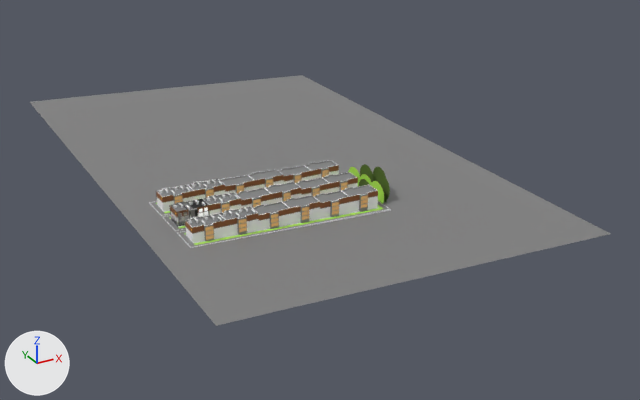
A saved change to the glTF model public/Tsarevo.glb.
Camera for both pictures: a 50 mm lens placed at (-151.0, -415.0, 203.0), pointed at (104.0, 49.0, -29.0). The axes (+X, +Y, +Z) are drawn at lower left. The lights are the same throughout. Where no turn or scale is listed for an object, it has been applied to the vertices. Vertices at the same position are counted once.
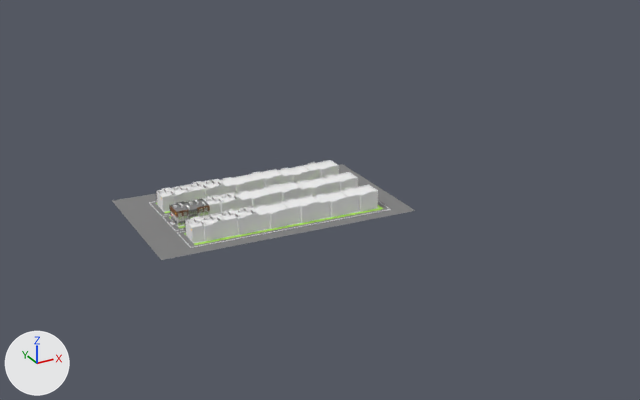
Where the change shows, as pixel boxes [x1, y1, x2, y2] in the pictures (640 x 400 px):
'Plane.001', deleted: before [30, 75, 611, 326]
'World', added: after [112, 164, 415, 260]
'Circle.006', deleted: before [375, 174, 390, 200]
'Circle.003', deleted: before [371, 181, 384, 204]
'Circle.005', deleted: before [360, 164, 374, 182]
'Circle.004', deleted: before [373, 167, 386, 181]
'Circle.002', deleted: before [348, 167, 361, 185]
'Circle', deleted: before [360, 174, 372, 186]
'Circle.008', deleted: before [358, 179, 369, 187]
part 1 of me_plane001_001, recoloured: [157, 160, 378, 243] in both
part 2 of me_plane001_001, recoloured (brown to grey): [156, 165, 378, 233] in both
part 3 of me_plane001_001, recoloured (grey to white): [157, 160, 376, 241] in both
part 4 of me_plane001_001, recoloured (brown to grey): [175, 170, 368, 240] in both

Patch to the scene script:
```diff
--- a/public/Tsarevo.glb.py
+++ b/public/Tsarevo.glb.py
@@ me_plane001_001 @@
 me_plane001_001.from_pydata(...)  # 316 vertices, 618 faces; spans x -6.1..12.4, y -6.2..6.6, z -6.9..4.7
 # used by ob_otherhouse; location = (-5.5, 22.2, 4.2)
+# me_plane001_001 part 1: 160 faces spanning x -6.1..12.4, y -6.2..6.6, z -6.9..4.7 switch from mat_brick (white #ffffff) to mat_white (white #efefef)
+# me_plane001_001 part 2: 18 faces spanning x -6.1..12.4, y -4.9..5.1, z 1.6..4.7 switch from mat_brown_001 (brown #925e36) to mat_white (white #efefef)
+# me_plane001_001 part 3: 288 faces spanning x -6.1..12.4, y -6.2..6.6, z -6.9..4.7 switch from mat_grey_001 (grey #828282) to mat_white (white #efefef)
+# me_plane001_001 part 4: 152 faces spanning x -2.4..4.9, y -6.2..6.5, z -3.2..3.8 switch from mat_windows_001 (black #000000) to mat_white (white #efefef)
@@ me_plane_1 @@
+me_plane_1.from_pydata([(-116.0, -113.0, 5.0), (34.0, -113.0, -1.0), (-116.0, -30.0, 5.0), (34.0, -30.0, -1.0), (-82.0, -113.0, 4.0), (-82.0, -30.0, 4.0)], [], [(4, 1, 3), (4, 3, 5), (0, 4, 5), (0, 5, 2)])
+me_plane_1.materials.append(mat_grey)  # grey #828282
@@ ob_plane_001 @@
-ob_plane_001 = bpy.data.objects.new('Plane.001', me_plane)
-ob_plane_001.location = (0.0, -44.4, -0.7)
@@ ob_circle @@
-ob_circle = bpy.data.objects.new('Circle', me_circle_001)
-ob_circle.location = (106.6, -3.3, -1.5)
-ob_circle.rotation_euler = (0.0, 1.571, 0.0)  # degrees (0, 90, 0)
-ob_circle.scale = (7.88, 7.88, 7.88)
@@ ob_circle_002 @@
-ob_circle_002 = bpy.data.objects.new('Circle.002', me_circle_001)
-ob_circle_002.location = (106.6, 10.1, -1.5)
-ob_circle_002.rotation_euler = (0.0, 1.571, 0.0)  # degrees (0, 90, 0)
-ob_circle_002.scale = (7.88, 7.88, 7.88)
@@ ob_circle_003 @@
-ob_circle_003 = bpy.data.objects.new('Circle.003', me_circle_001)
-ob_circle_003.location = (106.6, -15.3, -1.5)
-ob_circle_003.rotation_euler = (0.0, 1.571, 0.0)  # degrees (0, 90, 0)
-ob_circle_003.scale = (7.88, 7.88, 7.88)
@@ ob_circle_005 @@
-ob_circle_005 = bpy.data.objects.new('Circle.005', me_circle_002)
-ob_circle_005.location = (111.6, 4.4, 1.1)
-ob_circle_005.rotation_euler = (0.0, 1.571, 0.0)  # degrees (0, 90, 0)
-ob_circle_005.scale = (7.88, 7.88, 7.88)
@@ ob_circle_006 @@
-ob_circle_006 = bpy.data.objects.new('Circle.006', me_circle_002)
-ob_circle_006.location = (111.6, -13.2, 1.1)
-ob_circle_006.rotation_euler = (0.0, 1.571, 0.0)  # degrees (0, 90, 0)
-ob_circle_006.scale = (7.88, 7.88, 7.88)
@@ ob_circle_004 @@
-ob_circle_004 = bpy.data.objects.new('Circle.004', me_circle_005)
-ob_circle_004.location = (115.9, -3.3, 1.5)
-ob_circle_004.rotation_euler = (0.0, 1.571, 0.0)  # degrees (0, 90, 0)
-ob_circle_004.scale = (7.88, 7.88, 7.88)
@@ ob_circle_008 @@
-ob_circle_008 = bpy.data.objects.new('Circle.008', me_circle_005)
-ob_circle_008.location = (106.1, -3.3, -4.5)
-ob_circle_008.rotation_euler = (0.0, 1.571, 0.0)  # degrees (0, 90, 0)
-ob_circle_008.scale = (7.88, 7.88, 7.88)
@@ ob_world @@
+ob_world = bpy.data.objects.new('World', me_plane_1)
+ob_world.location = (83.6, 73.7, -4.1)
```
